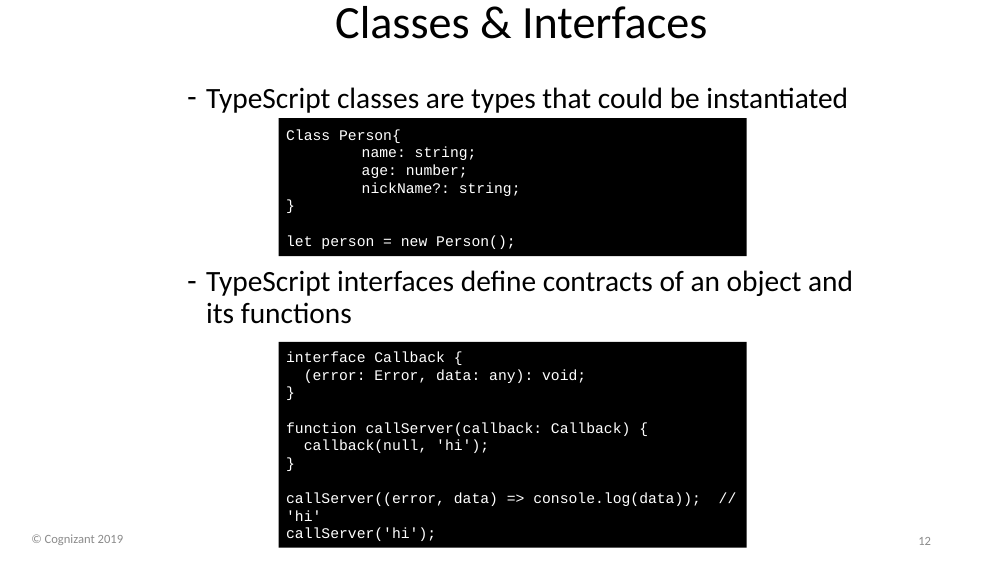
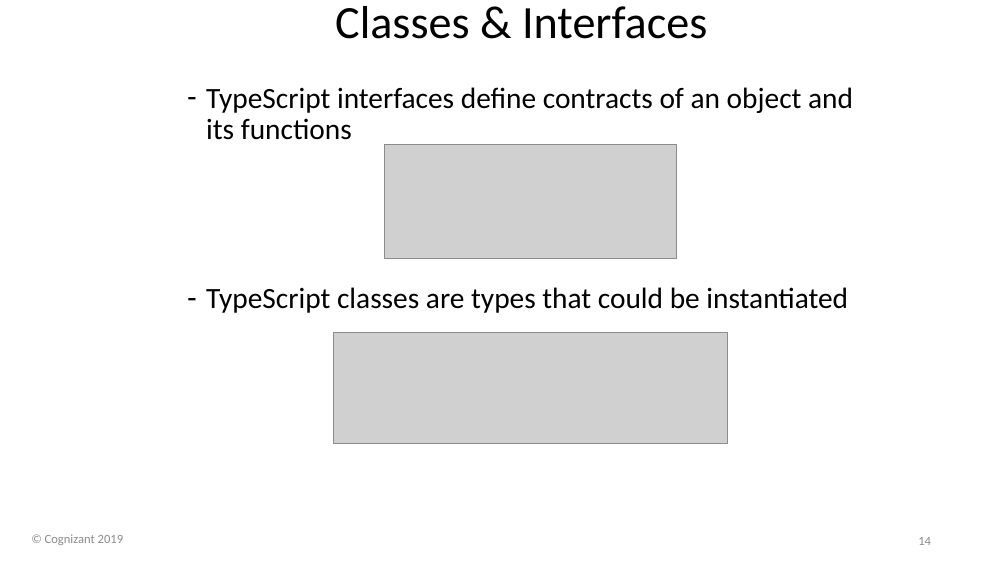
Before and after one commit to davembrownx/PowerPoint-Decks, a slide deck: slide 14 of Angular 8 Day 2 Basic Concepts and Binding.pptx (slide 12 before the commit). Drawn at 1008x567 pixels with LibreOffice and Linux fonts; fonts in the diff are those of the drawing; grey boxes stand for pictures; background and template pictures are left out. Boxes give left, top, right and bottom in pixels: in the first picture for what was removed or moved away, otherwise in the second. Text is boxed around its words. In the diff, an @@ line names an element or a change of style, - is before the commit and + after.

```diff
--- a/Angular 8 Day 2 Basic Concepts and Binding.pptx
+++ b/Angular 8 Day 2 Basic Concepts and Binding.pptx
@@ text at (206,87,853,140): paragraph added @@
+– TypeScript interfaces define contracts of an object and its functions
@@ rectangle removed at (279,118,747,256) @@
-Class Person{
-name: string;
-age: number;
-nickName?: string;
-}
-let person = new Person();
@@ picture added at (385,144,676,259) @@
@@ text at (206,270,853,324): paragraph removed @@
-– TypeScript interfaces define contracts of an object and its functions
@@ rectangle removed at (279,342,747,547) @@
-interface Callback {
-(error: Error, data: any): void;
-}
-function callServer(callback: Callback) {
-callback(null, 'hi');
-}
-callServer((error, data) => console.log(data)); // 'hi'
-callServer('hi');
@@ picture added at (333,333,727,444) @@
@@ page number at (918,537,931,545): text changed @@
-12
+14
```
Also in this commit, not shown: 8 other slides changed, 5 slides added, 2 slides removed.
